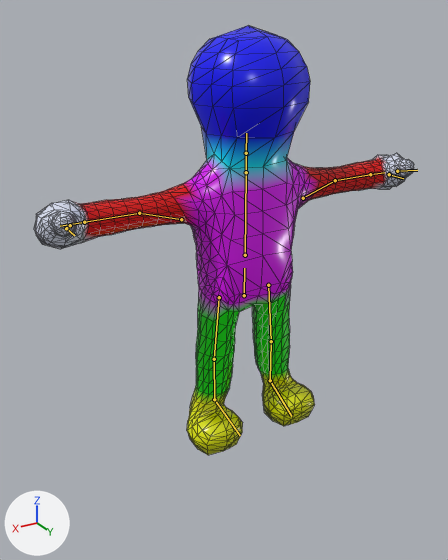
One commit to the glTF model do-not-drop/assets/models/characters/gel/gel_body_lod1.glb: the scene before it, then after it.
Before and after are seen from a camera (50 mm lens) standing at (1.36, 2.1, 1.8) and looking at (0.11, 0.0, 0.75). The lights are fixed; the arrows at lower left show +X, +Y and +Z. The older version comes first. The bones that bend it are drawn over the model as lines. Mesh edges are drawn as thin lines.

In view in the first picture: 'GelBodyLOD1'.
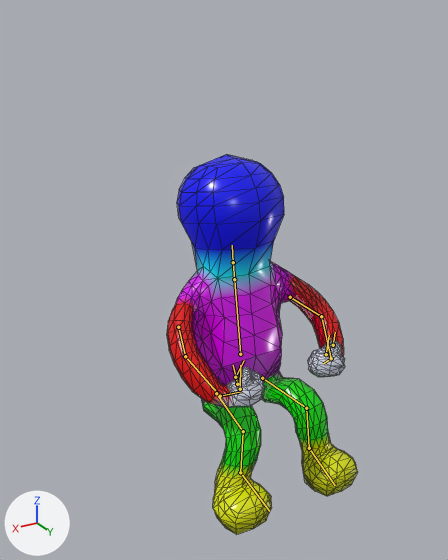
The newer file adds an action. The first version stands in its rest pose; the second is drawn at frame 29 of the action 'EnterTruck'.

Where the change shows, as pixel boxes (x1, y1, x2, y2) in the pictures (448 x 560 px):
'GelBodyLOD1', posed (50% narrower, 11% shorter)
    before: (34, 26, 414, 455)
    after: (167, 154, 358, 534)
bone 'pelvis', root to tip
    before: (244, 295) to (244, 268)
    after: (240, 389) to (240, 365)
bone 'chest', root to tip
    before: (245, 255) to (246, 172)
    after: (240, 354) to (234, 279)
bone 'head', root to tip
    before: (246, 153) to (246, 133)
    after: (233, 262) to (232, 245)
bone 'upper_arm.L', root to tip
    before: (303, 198) to (335, 180)
    after: (290, 297) to (321, 316)
bone 'forearm.L', root to tip
    before: (335, 180) to (370, 174)
    after: (321, 316) to (331, 358)
bone 'hand.L', root to tip
    before: (370, 174) to (384, 172)
    after: (331, 358) to (323, 363)
bone 'thumb.L', root to tip
    before: (397, 171) to (417, 170)
    after: (333, 345) to (335, 332)
bone 'upper_arm.R', root to tip
    before: (181, 219) to (139, 213)
    after: (178, 327) to (185, 356)
bone 'forearm.R', root to tip
    before: (139, 213) to (84, 222)
    after: (185, 356) to (220, 396)
bone 'hand.R', root to tip
    before: (84, 222) to (60, 226)
    after: (220, 396) to (241, 391)
bone 'thumb.R', root to tip
    before: (70, 225) to (65, 229)
    after: (235, 377) to (244, 360)
bone 'thigh.L', root to tip
    before: (268, 285) to (271, 341)
    after: (262, 378) to (306, 408)
bone 'shin.L', root to tip
    before: (271, 341) to (270, 380)
    after: (306, 408) to (309, 448)
bone 'foot.L', root to tip
    before: (270, 380) to (291, 416)
    after: (309, 448) to (335, 485)
bone 'thigh.R', root to tip
    before: (219, 297) to (214, 359)
    after: (216, 393) to (243, 431)
bone 'shin.R', root to tip
    before: (214, 359) to (214, 399)
    after: (243, 431) to (240, 472)
bone 'foot.R', root to tip
    before: (214, 399) to (240, 435)
    after: (240, 472) to (269, 511)

What the commit changed:
Bone 'pelvis' (bone_pelvis) moves from (0.0, 0.0, 0.0) to (0.0, -0.5, -0.025).
Bone 'chest' (bone_chest) turns from (0, 0, 0) to (-9, 0, 0) degrees about its own x, y and z.
Bone 'head' (bone_head) turns from (0, 0, 0) to (-2, 0, -2) degrees about its own x, y and z.
Bone 'upper_arm.L' (bone_upper_arm_l) turns from (0, 0, 0) to (-27, 2, -80) degrees about its own x, y and z.
Bone 'forearm.L' (bone_forearm_l) turns from (0, 0, 0) to (0, 0, -39) degrees about its own x, y and z.
Bone 'hand.L' (bone_hand_l) turns from (0, 0, 0) to (49, -46, -94) degrees about its own x, y and z.
Bone 'thumb.L' (bone_thumb_l) turns from (0, 0, 0) to (5, 1, -1) degrees about its own x, y and z.
Bone 'upper_arm.R' (bone_upper_arm_r) turns from (0, 0, 0) to (-27, -2, 80) degrees about its own x, y and z.
Bone 'forearm.R' (bone_forearm_r) turns from (0, 0, 0) to (0, 0, 39) degrees about its own x, y and z.
Bone 'hand.R' (bone_hand_r) turns from (0, 0, 0) to (49, 46, 94) degrees about its own x, y and z.
Bone 'thumb.R' (bone_thumb_r) turns from (0, 0, 0) to (5, -1, 1) degrees about its own x, y and z.
Bone 'thigh.L' (bone_thigh_l) turns from (0, 0, 0) to (-86, -7, -2) degrees about its own x, y and z.
Bone 'shin.L' (bone_shin_l) turns from (0, 0, 0) to (81, -4, 2) degrees about its own x, y and z.
Bone 'foot.L' (bone_foot_l) turns from (0, 0, 0) to (-1, -3, 2) degrees about its own x, y and z.
Bone 'thigh.R' (bone_thigh_r) turns from (0, 0, 0) to (-87, 7, 2) degrees about its own x, y and z.
Bone 'shin.R' (bone_shin_r) turns from (0, 0, 0) to (87, 4, -1) degrees about its own x, y and z.
Bone 'foot.R' (bone_foot_r) turns from (0, 0, 0) to (-6, 2, -2) degrees about its own x, y and z.
